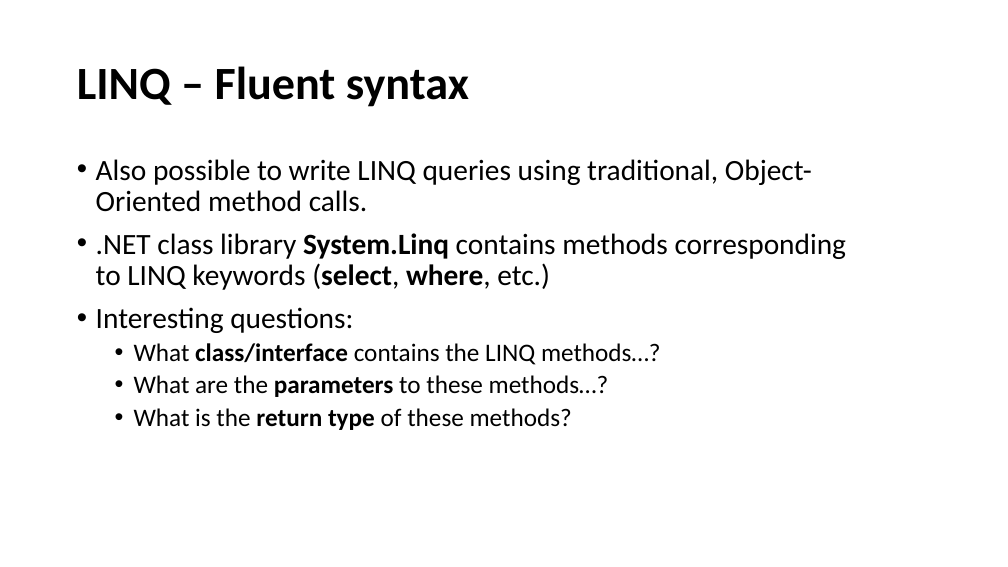
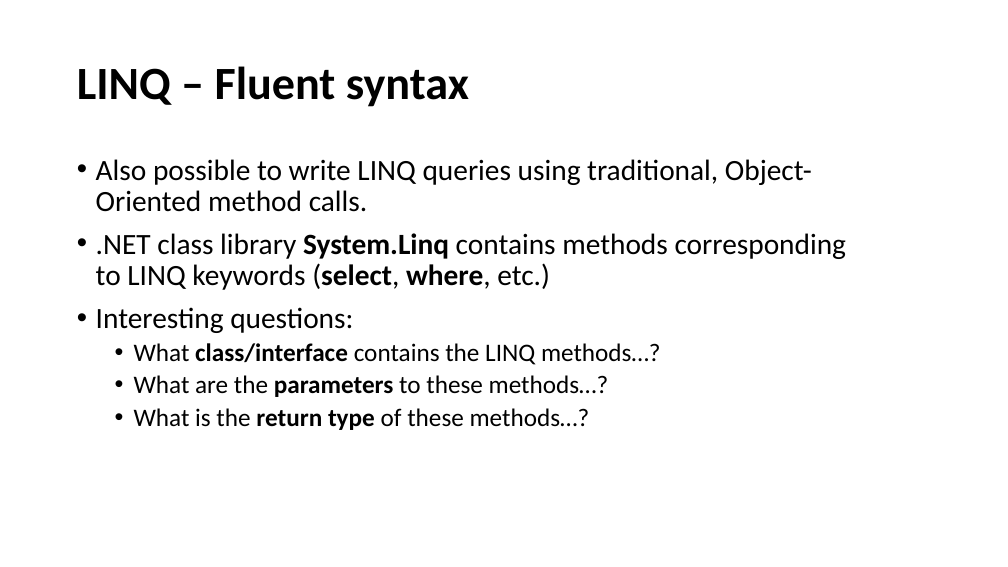
Before and after one commit to perl-easj/OOProg, a slide deck: slide 111 of ASWC/Presentations/ASWC_Day0_OOBrushUp.pptx. Drawn at 1008x567 pixels with LibreOffice and Linux fonts; fonts in the diff are those of the drawing. Boxes give left, top, right and bottom in pixels: in the first picture for what was removed or moved away, otherwise in the second. Text is boxed around its words. In the diff, an @@ line names an element or a change of style, - is before the commit and + after.

```diff
--- a/ASWC/Presentations/ASWC_Day0_OOBrushUp.pptx
+++ b/ASWC/Presentations/ASWC_Day0_OOBrushUp.pptx
@@ text at (134,408,590,430): text changed @@
-  • What is the return type of these methods?
+  • What is the return type of these methods…?
```
Also in this commit, not shown: 8 other slides changed, 2 slides added, 25 other files.
